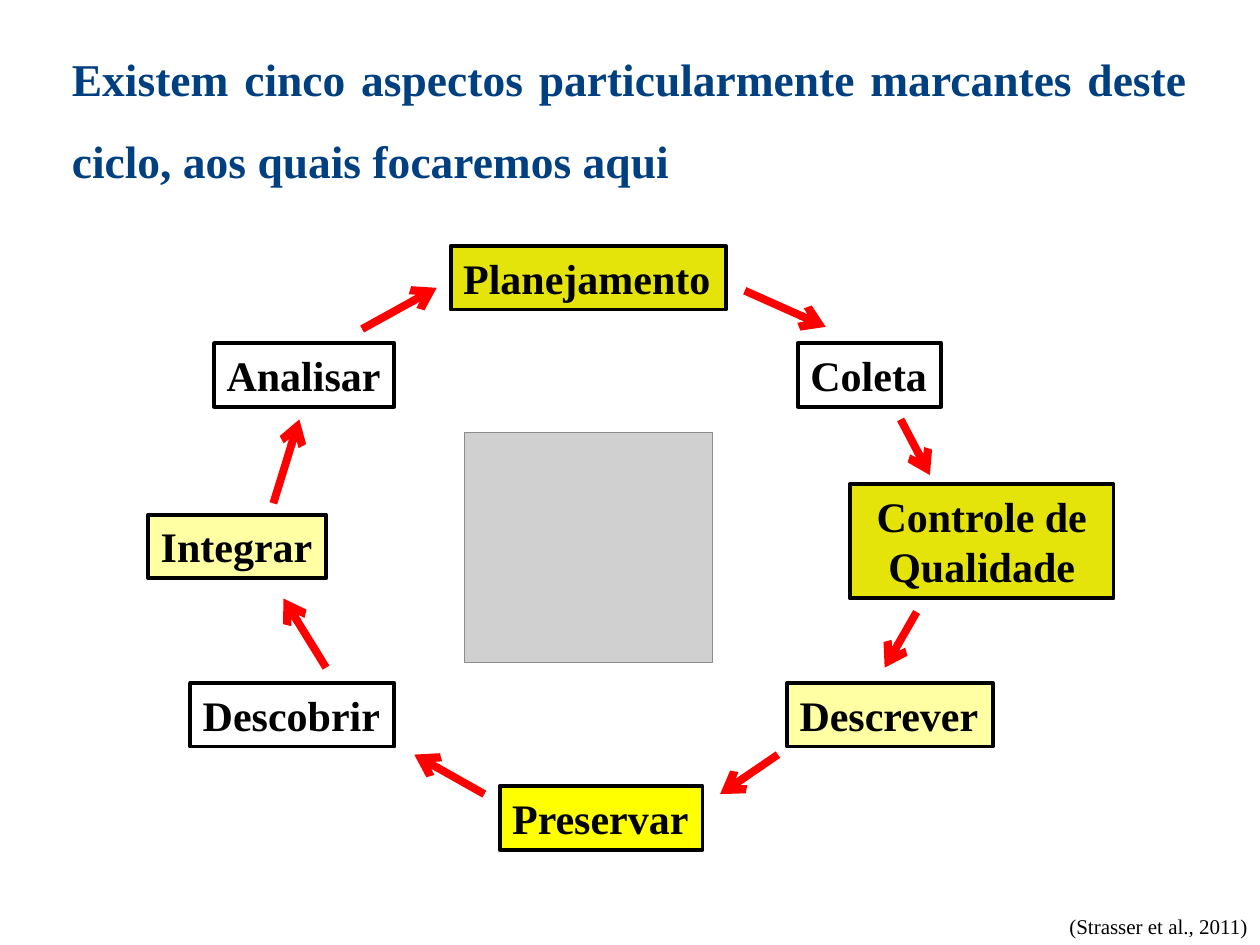
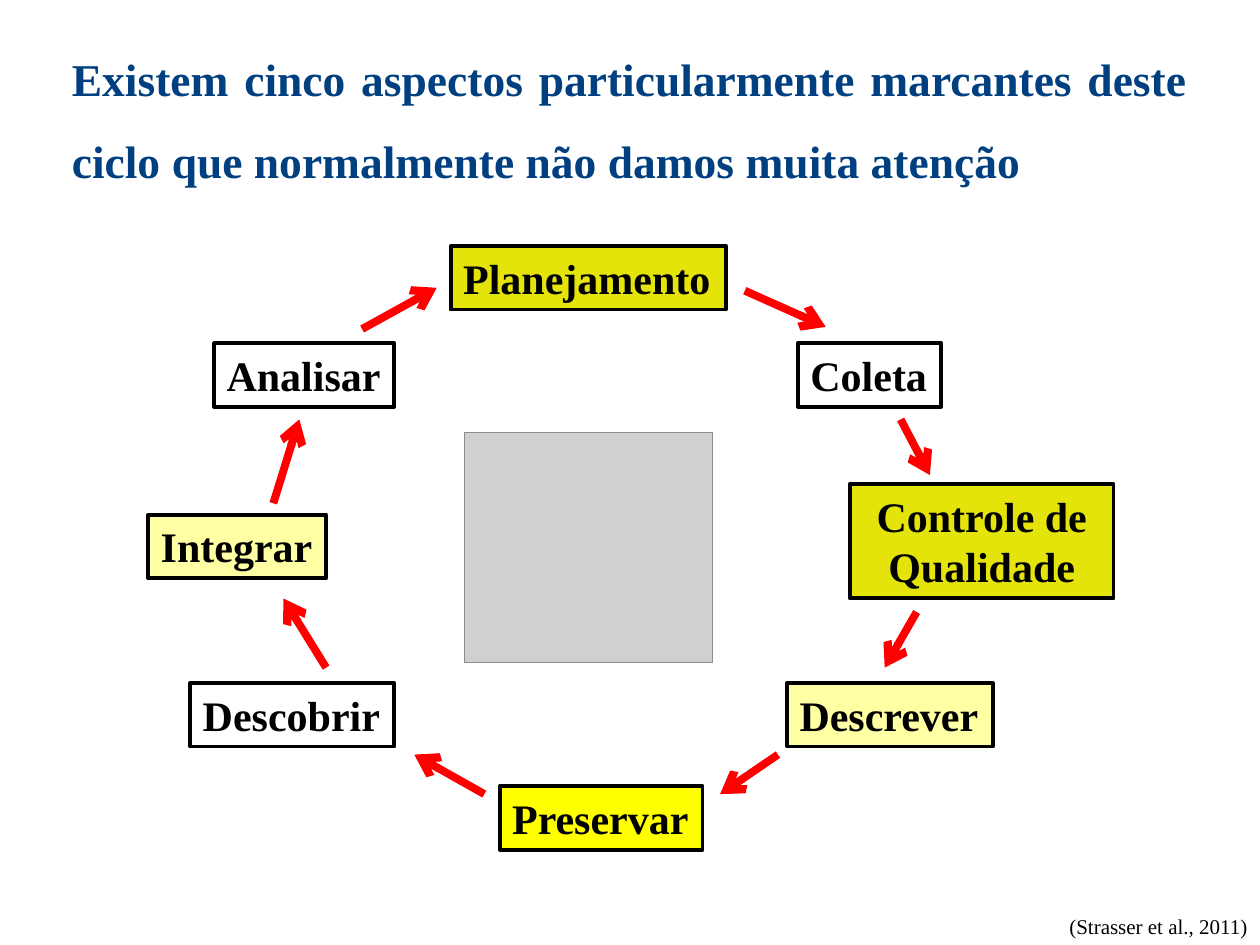
Before and after one commit to nacmarino/compartilhaR, a slide deck: slide 15 of 02 - intro/02 - a vida dos dados.pptx. Drawn at 1260x945 pixels with LibreOffice and Linux fonts; fonts in the diff are those of the drawing; grey boxes stand for pictures. Boxes give left, top, right and bottom in pixels: in the first picture for what was removed or moved away, otherwise in the second. Text is boxed around its words. In the diff, an @@ line names an element or a change of style, - is before the commit and + after.

```diff
--- a/02 - intro/02 - a vida dos dados.pptx
+++ b/02 - intro/02 - a vida dos dados.pptx
@@ text at box(72, 64, 1185, 187): text changed @@
-Existem cinco aspectos particularmente marcantes deste ciclo, aos quais focaremos aqui
+Existem cinco aspectos particularmente marcantes deste ciclo que normalmente não damos muita atenção
```
Also in this commit, not shown: 9 other slides changed, 7 slides added, 8 slides removed, 15 other files.
